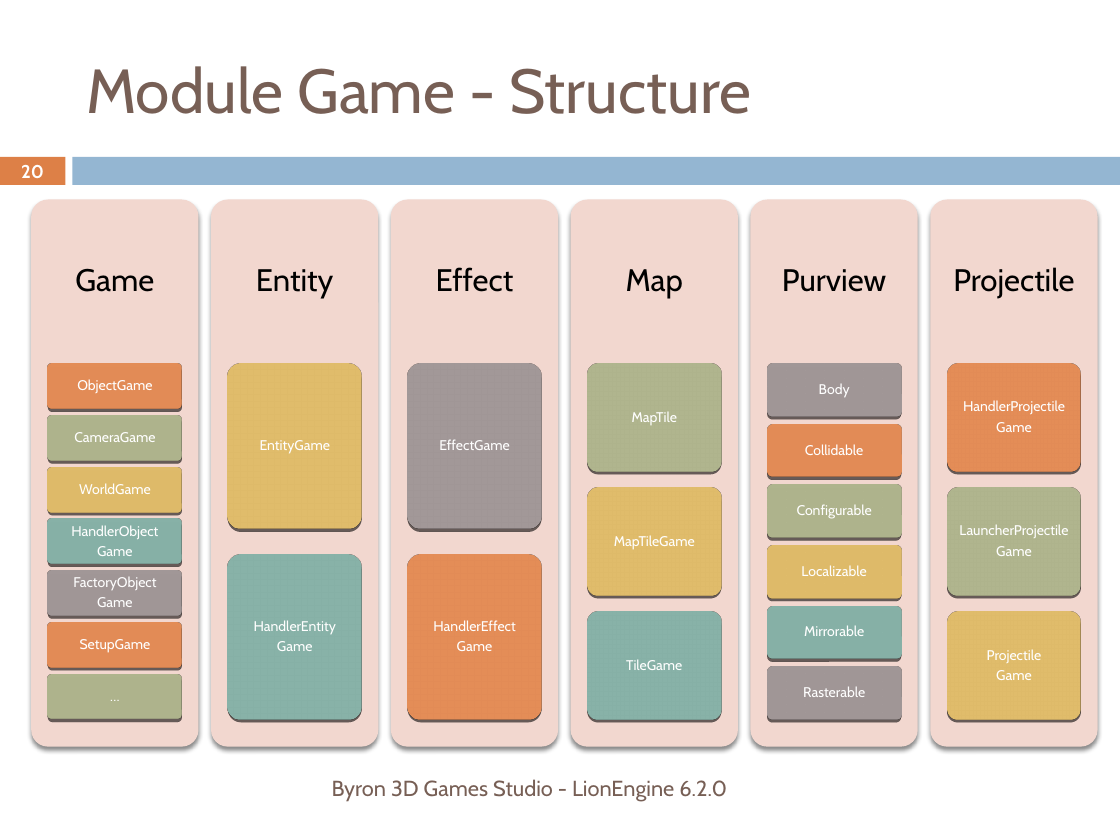
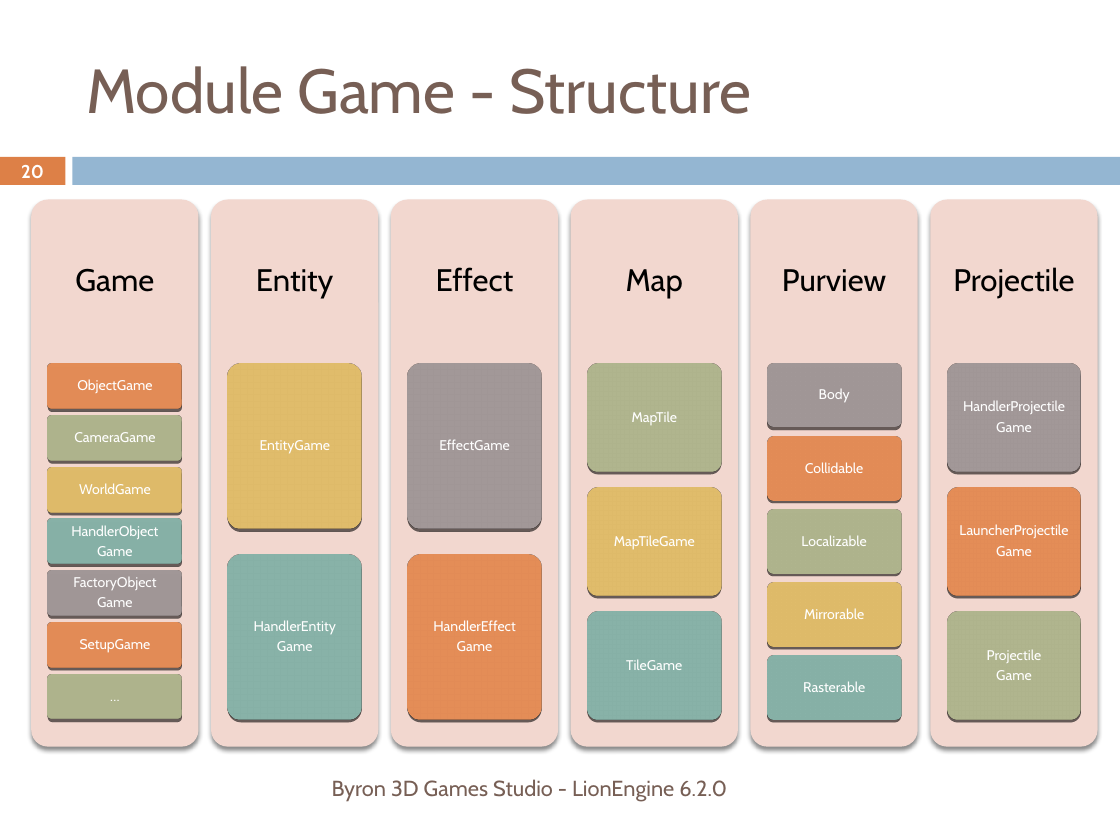
Before and after one commit to b3dgs/lionengine, a slide deck: slide 20 of doc/src/lionengine.pptx. Drawn at 1120x840 pixels with LibreOffice and Linux fonts; fonts in the diff are those of the drawing. Boxes give left, top, right and bottom in pixels: in the first picture for what was removed or moved away, otherwise in the second. Text is boxed around its words. In the diff, an @@ line names an element or a change of style, - is before the commit and + after.

Commit message:
UML et presentation updated.

```diff
--- a/doc/src/lionengine.pptx
+++ b/doc/src/lionengine.pptx
@@ rounded rectangle: place and size @@
-rounded rectangle at box(767, 364, 900, 417)
+rounded rectangle at box(767, 364, 900, 428)
@@ text "Body": place and size @@
-text "Body" at box(819, 384, 850, 397)
+text "Body" at box(819, 389, 850, 402)
@@ rounded rectangle at box(948, 364, 1081, 472): fill #DD8047 to #968C8C @@
@@ rounded rectangle: place and size @@
-rounded rectangle at box(767, 424, 900, 477)
+rounded rectangle at box(767, 437, 900, 501)
@@ text "Collidable": place and size @@
-text "Collidable" at box(805, 444, 863, 455)
+text "Collidable" at box(805, 462, 863, 473)
@@ text removed at box(797, 504, 872, 519) @@
-Configurable
@@ rounded rectangle at box(948, 487, 1081, 595): fill #A5AB81 to #DD8047 @@
@@ rounded rectangle: place and size @@
-rounded rectangle at box(767, 485, 900, 538)
+rounded rectangle at box(767, 510, 900, 573)
@@ text "Localizable": place and size @@
-text "Localizable" at box(801, 565, 866, 576)
+text "Localizable" at box(801, 535, 866, 546)
@@ rounded rectangle: place and size @@
-rounded rectangle at box(767, 545, 900, 598)
+rounded rectangle at box(767, 582, 900, 646)
@@ text "Mirrorable": place and size @@
-text "Mirrorable" at box(804, 625, 864, 636)
+text "Mirrorable" at box(804, 608, 864, 619)
@@ rounded rectangle at box(948, 612, 1081, 719): fill #D8B25C to #A5AB81 @@
@@ rounded rectangle: place and size @@
-rounded rectangle at box(767, 606, 900, 659)
+rounded rectangle at box(767, 656, 900, 720)
@@ text "Rasterable": place and size @@
-text "Rasterable" at box(803, 686, 865, 697)
+text "Rasterable" at box(803, 681, 865, 692)
@@ rounded rectangle removed at box(767, 666, 900, 719) @@
```
Also in this commit, not shown: 7 other slides changed, 2 other files.
